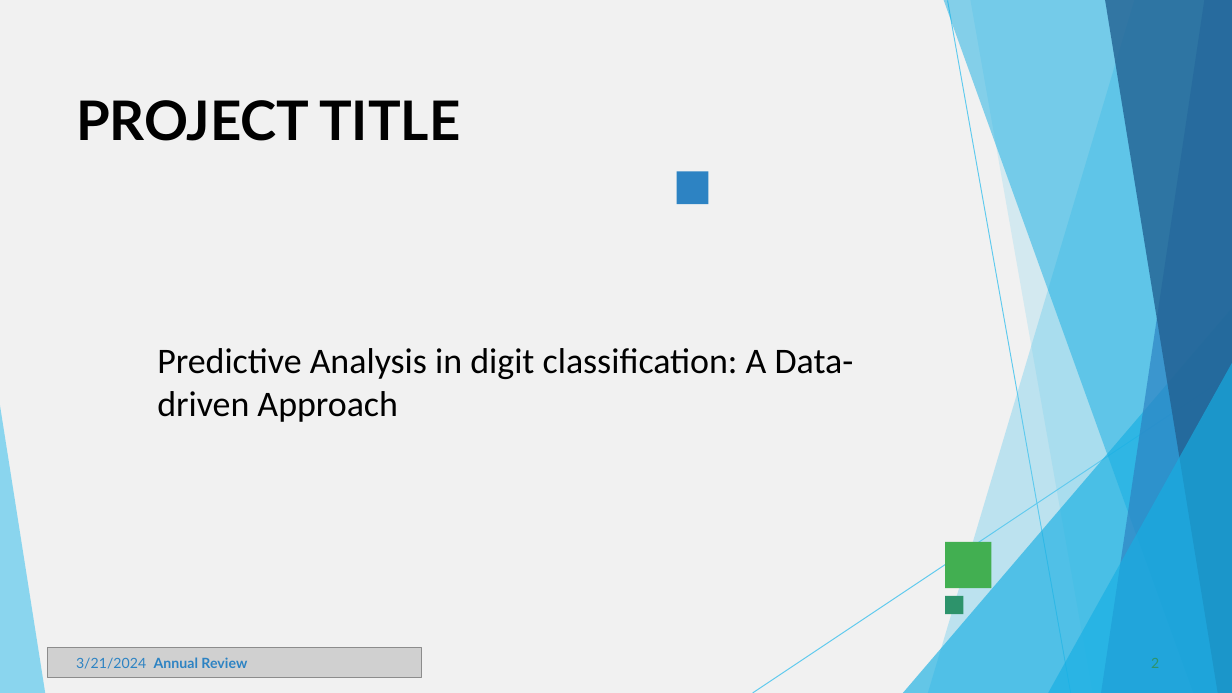
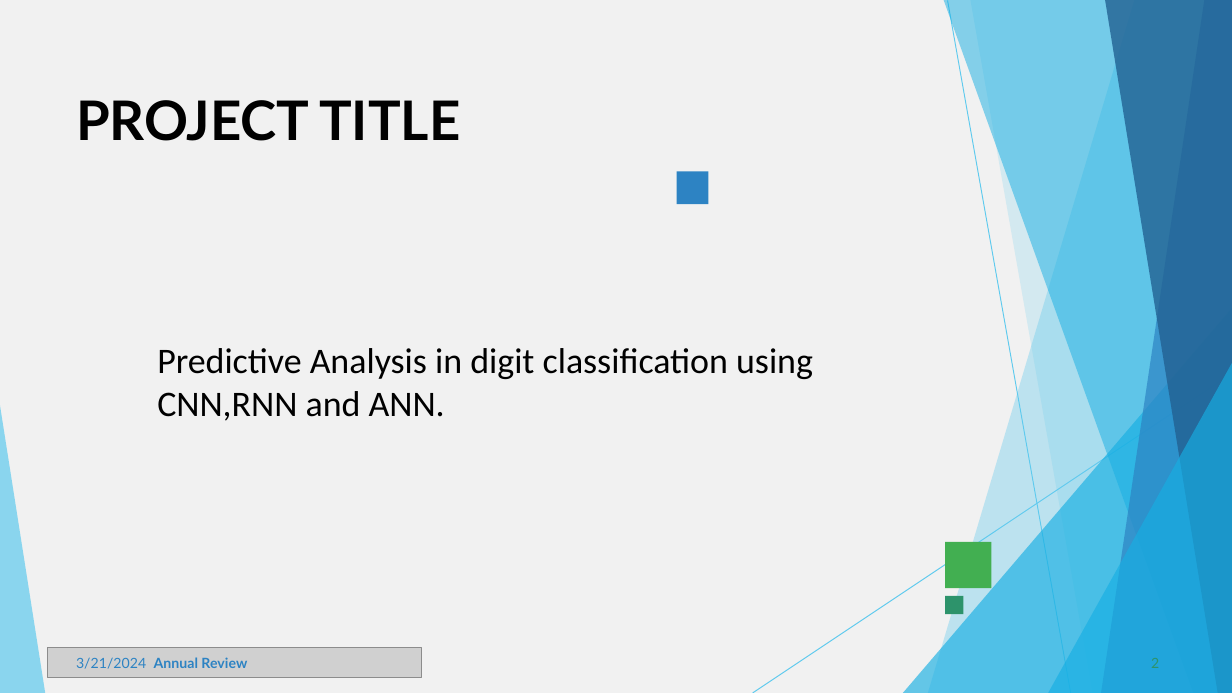
Before and after one commit to samraj46/NaanMudhalvan, a slide deck: slide 2 of samraj PPt.pptx. Drawn at 1232x693 pixels with LibreOffice and Linux fonts; fonts in the diff are those of the drawing; grey boxes stand for pictures. Boxes give left, top, right and bottom in pixels: in the first picture for what was removed or moved away, otherwise in the second. Text is boxed around its words. In the diff, an @@ line names an element or a change of style, - is before the commit and + after.

```diff
--- a/samraj PPt.pptx
+++ b/samraj PPt.pptx
@@ text at bbox=[157, 348, 813, 421]: text changed @@
-Predictive Analysis in digit classification: A Data-driven Approach
+Predictive Analysis in digit classification using CNN,RNN and ANN.
```
Also in this commit, not shown: 6 other slides changed, 2 slides removed.
